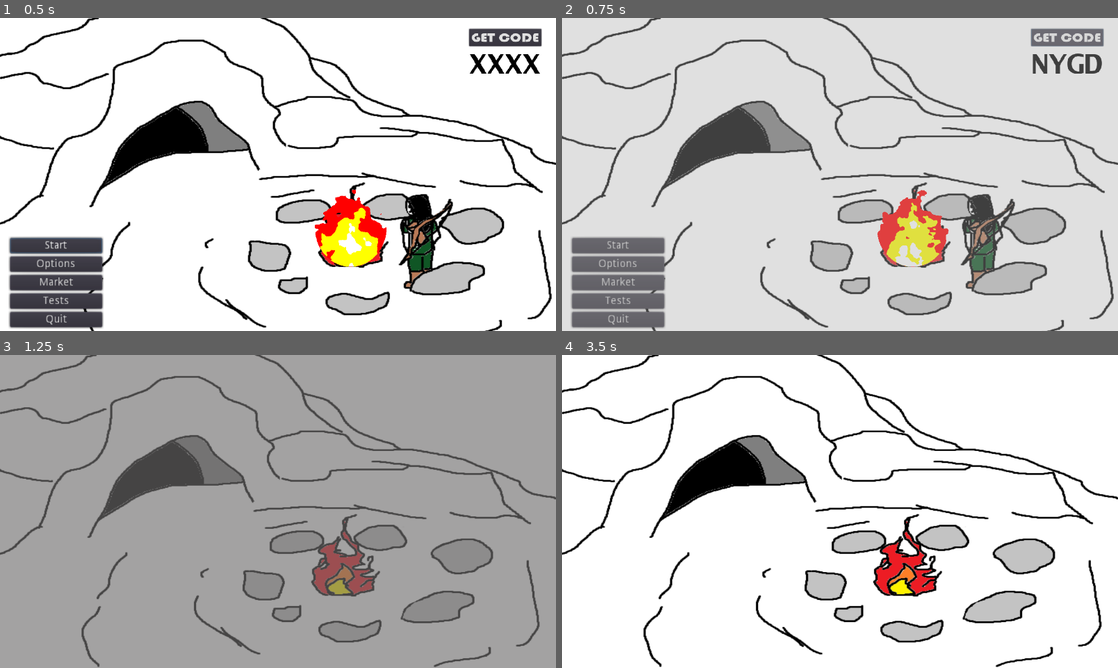
Above: before the commit, frames 1-4 (two rows, left to right).
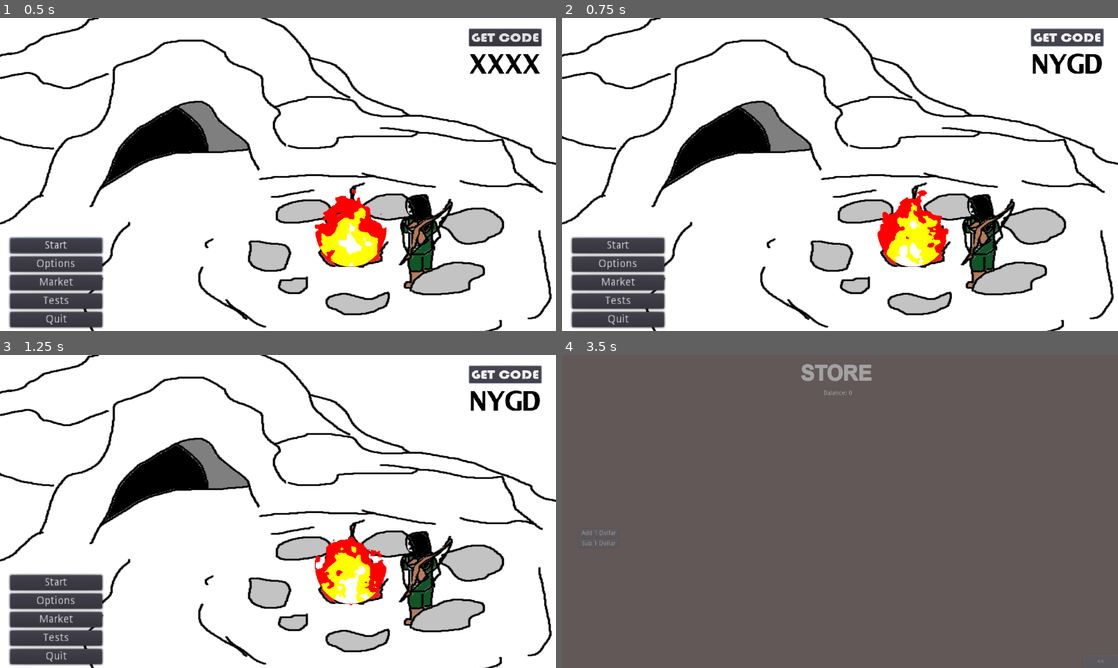
Above: after the commit, the same moments.

Repository: rwyndrum4/MENDAX
Game: Godot game, scene res://Scenes/mainMenu/mainMenu.tscn
The game is run twice, just before and just after one commit, with the same random seed, the same clock (stepped at 60 frames per second) and the same inputs.
Inputs (mouse positions are in pixels of both pictures, inside the frame that each line leads up to):
- Up to frame 1 (0.5 s): no input
- Up to frame 2 (0.75 s): click "GET CODE" at 0.5 s
- Up to frame 3 (1.25 s): no input
- Up to frame 4 (3.5 s): click (617, 583) at 1.25 s, where only the run after the commit has a clickable "Start"; click (617, 583) at 2 s, where only the run after the commit has a clickable "Start"; click (617, 621) at 2.75 s, where only the run after the commit has a clickable "Market"

Frame 1 is identical in both runs. In frame 2, 92% of the frame differs, in the area x 0-100%, y 0-100%; in frame 3, 98%; in frame 4, 99%.

Commit message:
Revert "simple transition"

Diff:
--- a/game/Scenes/mainMenu/mainMenu.gd
+++ b/game/Scenes/mainMenu/mainMenu.gd
@@ -42,7 +42,7 @@
 */
 """
 func _on_Start_pressed():
-	SceneTrans.change_scene("res://Scenes/startArea/startArea.tscn")
+	pass # Replace with function body.
 
 """
 /*
--- a/game/Scenes/startArea/startArea.tscn
+++ b/game/Scenes/startArea/startArea.tscn
@@ -2,11 +2,12 @@
 
 [ext_resource path="res://Assets/mainMenuAssets/menu_bg_empty.png" type="Texture" id=1]
 
+
 [node name="startArea" type="Node2D"]
 
 [node name="BackDrop" type="TextureRect" parent="."]
-margin_right = 1280.0
-margin_bottom = 720.0
+margin_right = 40.0
+margin_bottom = 40.0
 texture = ExtResource( 1 )
 expand = true
 stretch_mode = 1
